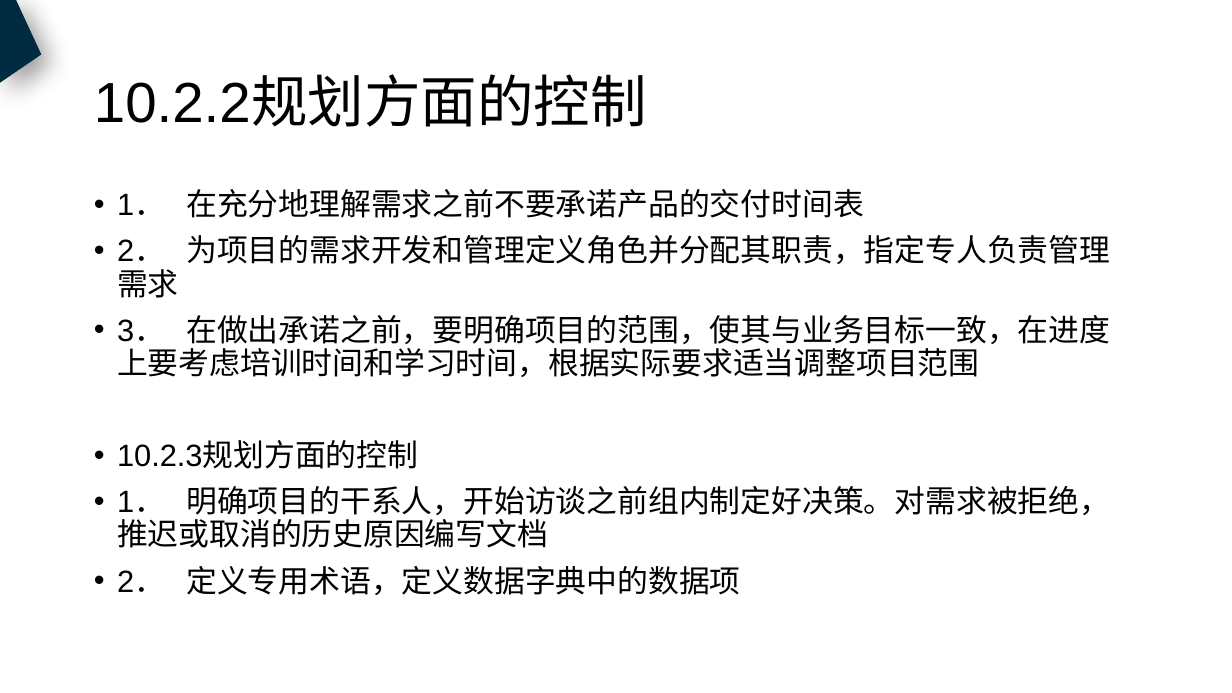
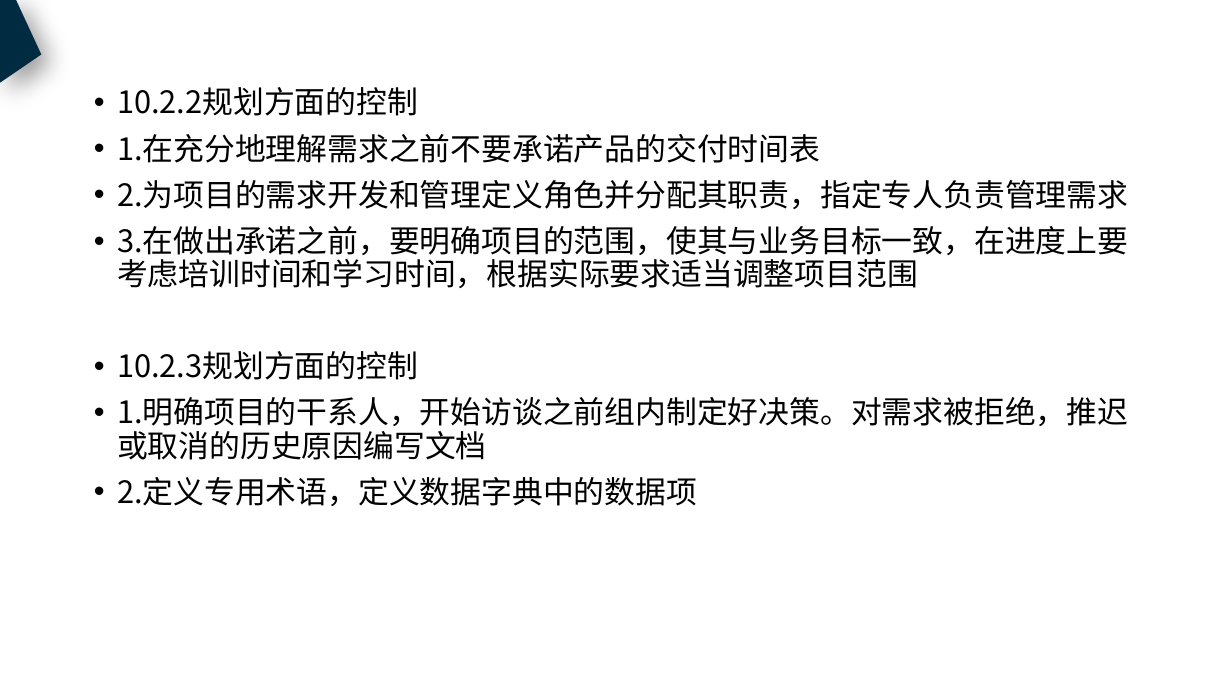
Before and after one commit to PRD2018-G18/PRD2018, a slide deck: slide 45 of 非受控文档/过程文档/需求工程计划/需求工程计划.pptx (slide 36 before the commit). Drawn at 1232x693 pixels with LibreOffice and Linux fonts; fonts in the diff are those of the drawing. Boxes give left, top, right and bottom in pixels: in the first picture for what was removed or moved away, otherwise in the second. Text is boxed around its words. In the diff, an @@ line names an element or a change of style, - is before the commit and + after.

Commit message:
修改项目干系人，工作任务分解

```diff
--- a/非受控文档/过程文档/需求工程计划/需求工程计划.pptx
+++ b/非受控文档/过程文档/需求工程计划/需求工程计划.pptx
@@ text "10.2.2规划方面的控制": place and size @@
-text "10.2.2规划方面的控制" at box(117, 189, 1110, 595)
+text "10.2.2规划方面的控制" at box(117, 87, 1128, 506)
@@ title removed at box(94, 77, 647, 127) @@
-10.2.2规划方面的控制
@@ text at box(117, 87, 1128, 288): text changed; font Arial to Noto Sans CJK SC @@
-• 1． 在充分地理解需求之前不要承诺产品的交付时间表
-• 2． 为项目的需求开发和管理定义角色并分配其职责，指定专人负责管理需求
-• 3． 在做出承诺之前，要明确项目的范围，使其与业务目标一致，在进度上要考虑培训时间和学习时间，根据实际要求适当调整项目范围
+• 10.2.2规划方面的控制
+• 1.在充分地理解需求之前不要承诺产品的交付时间表
+• 2.为项目的需求开发和管理定义角色并分配其职责，指定专人负责管理需求
+• 3.在做出承诺之前，要明确项目的范围，使其与业务目标一致，在进度上要考虑培训时间和学习时间，根据实际要求适当调整项目范围
@@ text at box(117, 351, 418, 380): font Arial to Noto Sans CJK SC in "10.2.3规划方面的控制" @@
@@ text at box(117, 397, 1128, 506): text changed; font Arial to Noto Sans CJK SC @@
-• 1． 明确项目的干系人，开始访谈之前组内制定好决策。对需求被拒绝，推迟或取消的历史原因编写文档
-• 2． 定义专用术语，定义数据字典中的数据项
+• 1.明确项目的干系人，开始访谈之前组内制定好决策。对需求被拒绝，推迟或取消的历史原因编写文档
+• 2.定义专用术语，定义数据字典中的数据项
```
Also in this commit, not shown: 37 other slides changed, 13 slides added, 3 slides removed, 5 other files.
